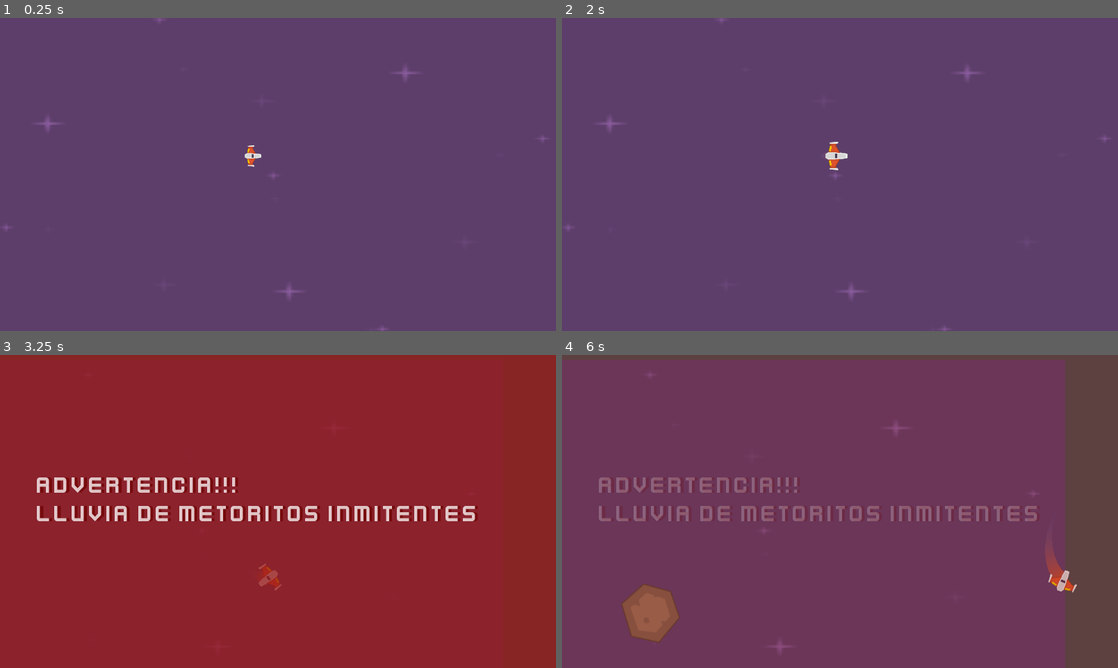
Above: before the commit, frames 1-4 (two rows, left to right).
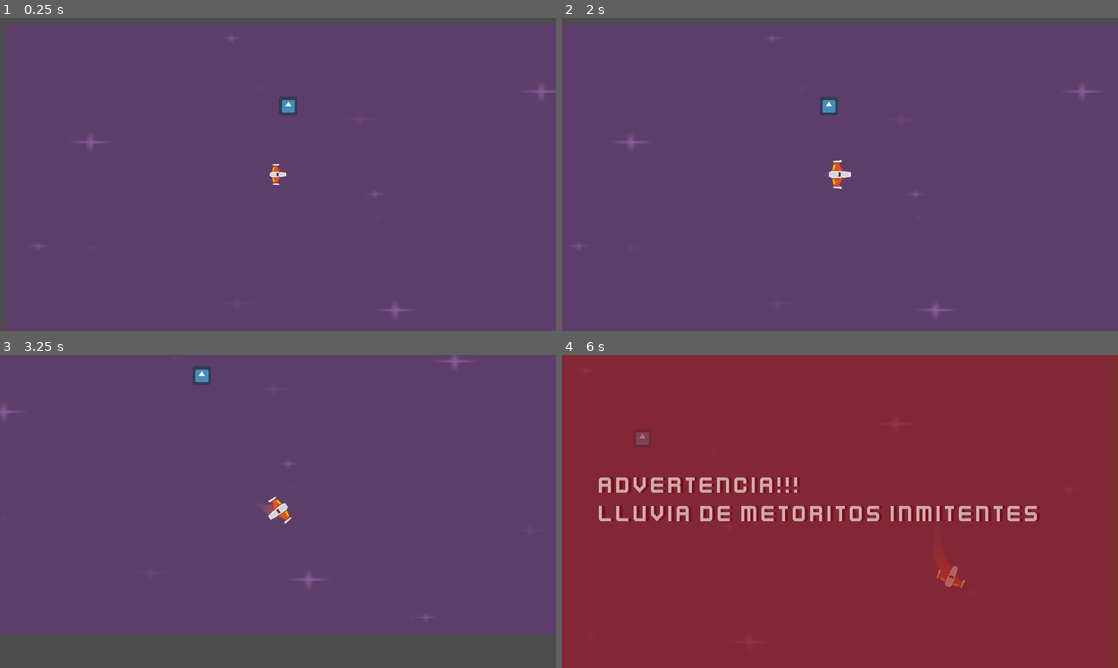
Above: after the commit, the same moments.

Repository: Elunneh/Juego-Meteo
Game: Godot game, scene res://Juego/Niveles/NivelTest.tscn
Two runs of this game, one before a commit and one after it. Both use one fixed random seed, a clock stepped at 60 frames per second and the inputs below. The engine's default icon, where the game draws it, is replaced by a stand-in: a white triangle on a blue panel in a dark square.
Inputs (mouse positions are in pixels of both pictures, inside the frame that each line leads up to):
- Up to frame 1 (0.25 s): no input
- Up to frame 2 (2 s): move the mouse to (812, 237) at 0.52 s; press the mouse at (812, 237) at 0.53 s; hold W (mover_adelante) from 0.53 s (still down); move the mouse to (1006, 221) at 1.27 s; release the mouse at (1006, 221) at 1.28 s; right-click (1006, 221) at 1.35 s
- Up to frame 3 (3.25 s): move the mouse to (111, 464) at 2.02 s; release W (mover_adelante) at 2.03 s; hold A (rotar_antihorario) 2.03-2.78 s; hold S (mover_atras) from 2.03 s (still down); move the mouse to (305, 511) at 2.77 s; tap D (rotar_horario) at 2.85 s
- Up to frame 4 (6 s): move the mouse to (756, 433) at 3.52 s; press the mouse at (756, 433) at 3.53 s; move the mouse to (962, 495) at 4.27 s; release S (mover_atras) at 4.28 s; release the mouse at (962, 495) at 4.28 s; hold W (mover_adelante) from 4.28 s (still down); right-click (962, 495) at 4.35 s; move the mouse to (728, 527) at 5.02 s; hold A (rotar_antihorario) 5.03-5.78 s; move the mouse to (895, 442) at 5.77 s; tap D (rotar_horario) at 5.85 s

The runs differ from the first frame. In frame 1, 3.3% of the frame differs, in the area x 0-100%, y 0-100%; in frame 2, 2.6%; in frame 3, 100%; in frame 4, 100%.

Commit message:
actualizado

Diff:
--- a/Juego/Metetoritos/SectorMeteoritos.gd
+++ b/Juego/Metetoritos/SectorMeteoritos.gd
@@ -6,6 +6,11 @@
 export var intervalo_spawn: float = 1.2
 #Atributos
 var spawners:Array
+
+##contructor
+func crear(pos: Vector2, meteoritos:int)->void:
+	global_position = pos
+	cantidad_meteoritos = meteoritos
 
 ##Metodos
 func _ready()-> void:
--- a/Juego/Metetoritos/SectorMeteoritos.tscn
+++ b/Juego/Metetoritos/SectorMeteoritos.tscn
@@ -136,6 +136,20 @@
 "update": 0,
 "values": [ -12.156, -37.144, -50.65 ]
 }
+tracks/4/type = "method"
+tracks/4/path = NodePath("SpawnTimer")
+tracks/4/interp = 1
+tracks/4/loop_wrap = true
+tracks/4/imported = false
+tracks/4/enabled = true
+tracks/4/keys = {
+"times": PoolRealArray( 3 ),
+"transitions": PoolRealArray( 1 ),
+"values": [ {
+"args": [ -1 ],
+"method": "start"
+} ]
+}
 
 [node name="SectorMeteoritos" type="Node2D"]
 script = ExtResource( 2 )
@@ -308,13 +322,12 @@
 current = true
 
 [node name="SpawnTimer" type="Timer" parent="."]
-autostart = true
 
 [node name="CanvasLayer" type="CanvasLayer" parent="."]
 
 [node name="ColorRect" type="ColorRect" parent="CanvasLayer"]
 visible = false
-modulate = Color( 1, 1, 1, 0.0196078 )
+modulate = Color( 1, 1, 1, 0.410164 )
 anchor_right = 1.0
 anchor_bottom = 1.0
 color = Color( 0.603922, 0.0980392, 0.0980392, 1 )
@@ -344,7 +357,7 @@
 
 [node name="AdvertenciaSFX" type="AudioStreamPlayer" parent="."]
 stream = ExtResource( 3 )
-volume_db = -50.65
+volume_db = -37.144
 bus = "SFX"
 [connection signal="body_entered" from="DetectorFueraZona/DetectorIzquierda" to="." method="_on_DetectorIzquierda_body_entered"]
 [connection signal="body_entered" from="DetectorFueraZona/DetectorDerecho" to="." method="_on_DetectorDerecho_body_entered"]
--- a/Juego/Naves/Player/Player.tscn
+++ b/Juego/Naves/Player/Player.tscn
@@ -104,6 +104,9 @@
 bus = "SFX"
 
 [node name="Escudo" parent="." instance=ExtResource( 9 )]
+
+[node name="CamaraPlayer" type="Camera2D" parent="."]
+current = true
 [connection signal="body_entered" from="." to="." method="_on_body_entered"]
 [connection signal="animation_finished" from="AnimationPlayer" to="." method="_on_AnimationPlayer_animation_finished"]
 
--- a/Juego/Niveles/Nivel.gd
+++ b/Juego/Niveles/Nivel.gd
@@ -6,13 +6,13 @@
 export var meteorito:PackedScene = null
 export var explosion_meteorito: PackedScene = null
 export var sector_meteoritos: PackedScene = null
-
+export var tiempo_transicion_camara: float = 2.0
 
 #Atributos Onready
 onready var contenedor_proyectiles:Node
 onready var contenedor_meteoritos:Node
 onready var contenedor_sector_meteoritos: Node
-
+onready var camara_nivel: Camera2D = $CamaraNivel
 #Metodos
 
 func _ready()-> void:
@@ -62,8 +62,16 @@
 
 func crear_sector_meteoritos(centro_camara:Vector2, numero_peligros: int)->void:
 	var new_sector_meteoritos: SectorMeteoritos = sector_meteoritos.instance()
-	new_sector_meteoritos.global_position = centro_camara
+	new_sector_meteoritos.crear (centro_camara, numero_peligros)
+	camara_nivel.global_position = centro_camara
+	camara_nivel.current = true
 	contenedor_sector_meteoritos.add_child(new_sector_meteoritos)
+	transicion_camaras($Player/CamaraPlayer.global_position, camara_nivel.global_position, camara_nivel)
+
+func transicion_camaras(desde: Vector2, hasta: Vector2, camara_actual: Camera2D)->void:
+	$TweenCamara.interpolate_property(camara_actual,"global_position", desde, hasta, tiempo_transicion_camara,Tween.TRANS_LINEAR, Tween.EASE_IN_OUT  )
+	camara_actual.current = true
+	$TweenCamara.start()
 
 func _on_nave_destruida(posicion: Vector2, num_explosiones:int) -> void:
 	for i in range (num_explosiones):
--- a/Juego/Niveles/NivelTest.tscn
+++ b/Juego/Niveles/NivelTest.tscn
@@ -9,6 +9,7 @@
 [ext_resource path="res://Juego/Metetoritos/ExplosionMeteorito.tscn" type="PackedScene" id=7]
 [ext_resource path="res://Juego/Niveles/Fondos/violeta.png" type="Texture" id=8]
 [ext_resource path="res://Juego/Metetoritos/SectorMeteoritos.tscn" type="PackedScene" id=9]
+[ext_resource path="res://icon.png" type="Texture" id=10]
 
 [node name="NivelTest" type="Node2D"]
 script = ExtResource( 3 )
@@ -24,12 +25,20 @@
 environment = ExtResource( 2 )
 
 [node name="Fondo" type="Sprite" parent="."]
-position = Vector2( 956.459, 543.037 )
-scale = Vector2( 8.01929, 4.59646 )
+position = Vector2( 1224.73, 543.037 )
+scale = Vector2( 10.1152, 4.59646 )
 texture = ExtResource( 8 )
 
 [node name="TriggersLluviaMeteoritos" type="Node" parent="."]
 
 [node name="SectorDePeligro" parent="TriggersLluviaMeteoritos" instance=ExtResource( 5 )]
-position = Vector2( 1206.42, 477.531 )
+position = Vector2( 1587.39, 490.23 )
 tipo_peligro = "Meteorito"
+
+[node name="CamaraNivel" type="Camera2D" parent="."]
+
+[node name="TweenCamara" type="Tween" parent="."]
+
+[node name="icon" type="Sprite" parent="."]
+position = Vector2( 909.333, 239.336 )
+texture = ExtResource( 10 )
Not shown: 1 places in Juego/Niveles/NivelTest.tscn that only renumber resources
